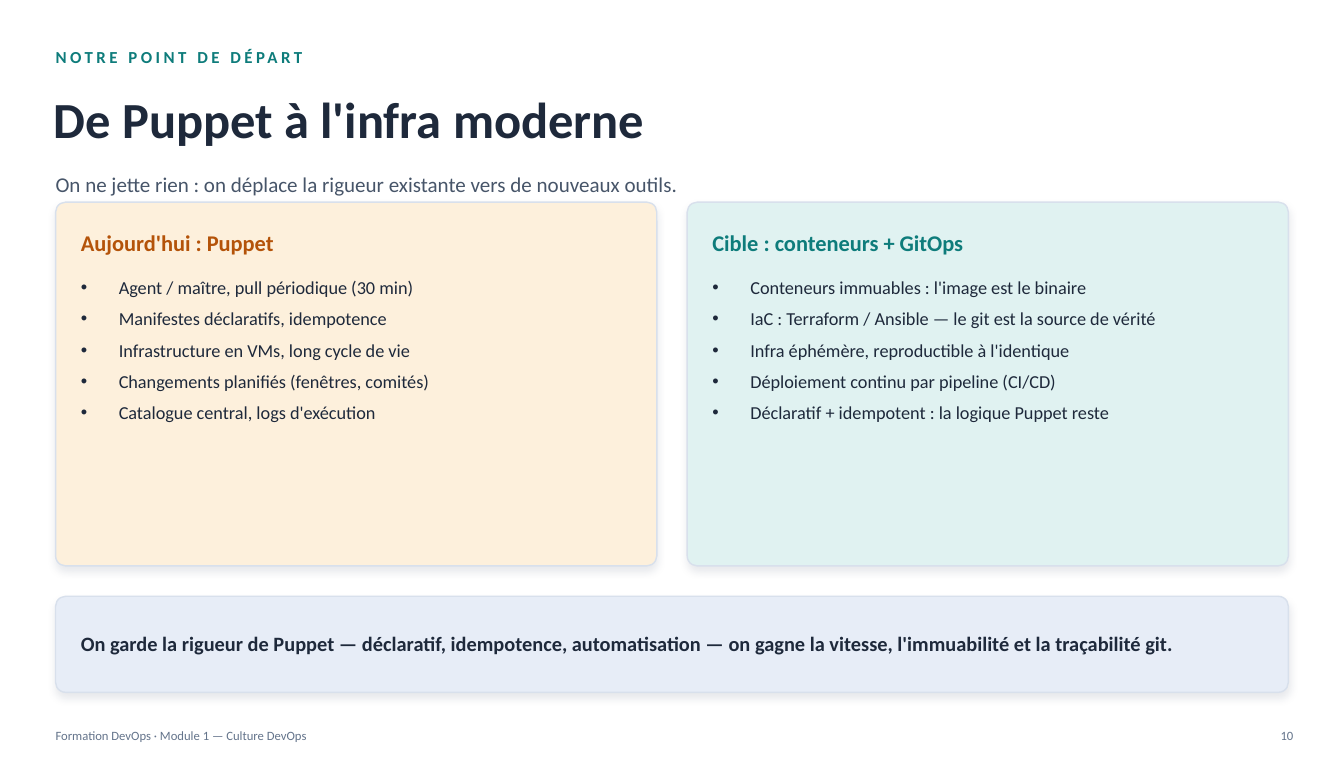
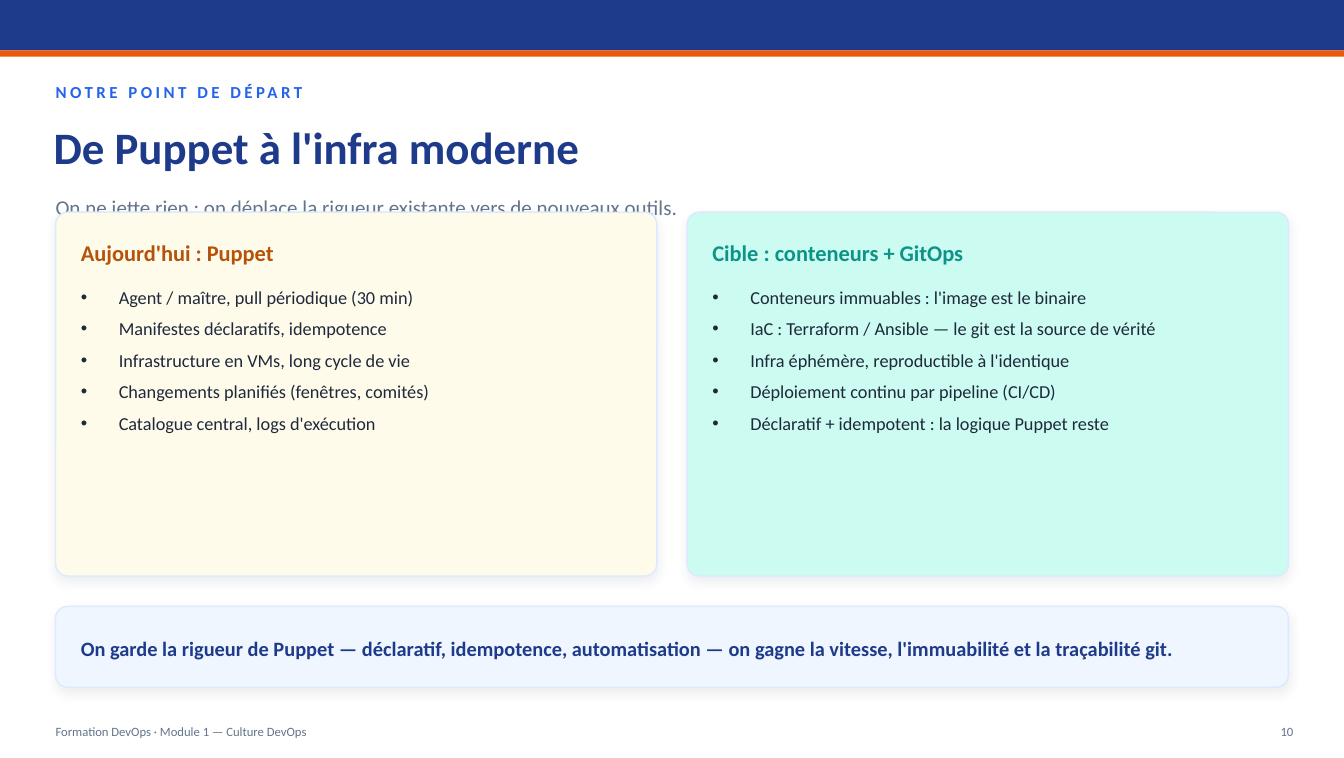
Before and after one commit to TopheC/Formation-DevOps, a slide deck: slide 10 of module-01-culture-devops/Formation-DevOps-Module-01-Culture.pptx. Drawn at 1344x758 pixels with LibreOffice and Linux fonts; fonts in the diff are those of the drawing. Boxes give left, top, right and bottom in pixels: in the first picture for what was removed or moved away, otherwise in the second. Text is boxed around its words. In the diff, an @@ line names an element or a change of style, - is before the commit and + after.

Commit message:
Module 1 : refonte thème Enterprise Blue (bandeau bleu/orange, correction contraste slides dark)

```diff
--- a/module-01-culture-devops/Formation-DevOps-Module-01-Culture.pptx
+++ b/module-01-culture-devops/Formation-DevOps-Module-01-Culture.pptx
@@ rectangle added at box(0, 0, 1344, 51), fill #1E3A8A @@
@@ rectangle added at box(0, 51, 1344, 57), fill #EA580C @@
@@ text "NOTRE POINT DE DÉPART": place and size @@
-text "NOTRE POINT DE DÉPART" at box(56, 40, 1167, 73)
+text "NOTRE POINT DE DÉPART" at box(56, 76, 1167, 108)
@@ text "NOTRE POINT DE DÉPART" at box(56, 76, 1167, 108): text colour #0E7C7B to #2563EB @@
@@ text "De Puppet à l'infra moderne": place and size @@
-text "De Puppet à l'infra moderne" at box(54, 102, 644, 146)
+text "De Puppet à l'infra moderne" at box(54, 132, 579, 171)
@@ text "De Puppet à l'infra moderne" at box(54, 132, 579, 171): size 36 to 32 pt, text colour #1E293B to #1E3A8A @@
@@ text "On ne jette rien : ...": place and size @@
-text "On ne jette rien : ..." at box(56, 177, 677, 196)
+text "On ne jette rien : ..." at box(56, 200, 677, 215)
@@ text "On ne jette rien : ..." at box(56, 200, 677, 215): text colour #475569 to #64748B @@
@@ 4 texts, 2 rounded rectangles: place and size @@
-4 texts, 2 rounded rectangles at box(56, 202, 1288, 566)
+4 texts, 2 rounded rectangles at box(56, 212, 1288, 576)
@@ rounded rectangle at box(56, 212, 657, 576): fill #FDF0DC to #FFFBEB; outline #D8E0EC 1 pt to #DBEAFE 1 pt; shadow changed; proportions changed @@
@@ rounded rectangle at box(687, 212, 1288, 576): fill #E0F2F1 to #CCFBF1; outline #D8E0EC 1 pt to #DBEAFE 1 pt; shadow changed; proportions changed @@
@@ text "Cible : conteneurs + GitOps" at box(712, 245, 963, 265): text colour #0E7C7B to #0D9488 @@
@@ rounded rectangle: place and size @@
-rounded rectangle at box(56, 596, 1288, 692)
+rounded rectangle at box(56, 606, 1288, 687)
@@ rounded rectangle at box(56, 606, 1288, 687): fill #E7EDF7 to #EFF6FF; outline #D8E0EC 1 pt to #DBEAFE 1 pt; shadow changed; proportions changed @@
@@ text "On garde la rigueur de ..." at box(81, 641, 1172, 660): text colour #1E293B to #1E3A8A @@
@@ text "Formation DevOps · Module 1 ...": place and size @@
-text "Formation DevOps · Module 1 ..." at box(56, 731, 307, 742)
+text "Formation DevOps · Module 1 ..." at box(56, 727, 307, 738)
@@ text "10": place and size @@
-text "10" at box(1281, 732, 1294, 740)
+text "10" at box(1281, 728, 1294, 736)
```
Also in this commit, not shown: 17 other slides changed.
